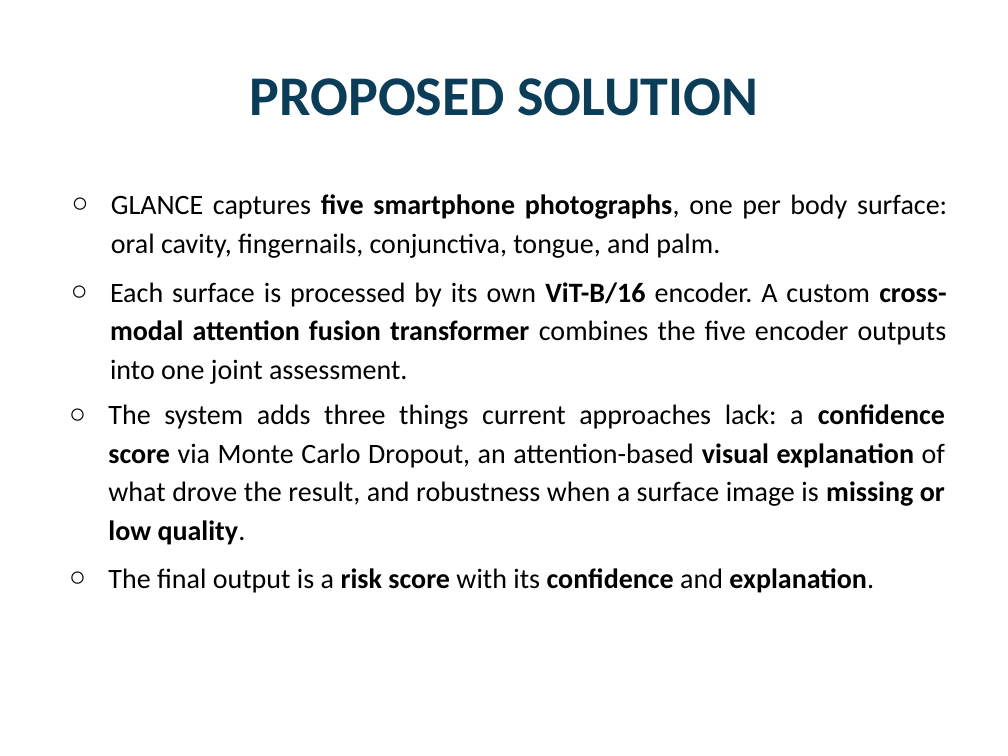
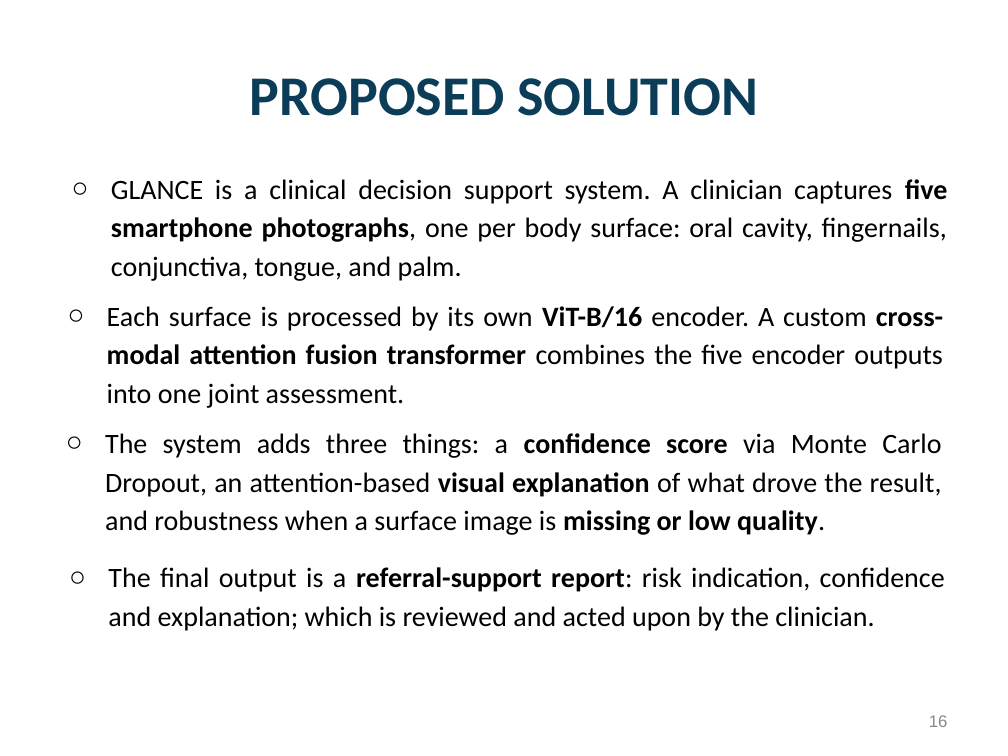
Before and after one commit to Jaffar-Kazmi/GLANCE, a slide deck: slide 16 of docs/proposal/slides.pptx. Drawn at 1008x756 pixels with LibreOffice and Linux fonts; fonts in the diff are those of the drawing; background and template pictures are left out. Boxes give left, top, right and bottom in pixels: in the first picture for what was removed or moved away, otherwise in the second. Text is boxed around its words. In the diff, an @@ line names an element or a change of style, - is before the commit and + after.

```diff
--- a/docs/proposal/slides.pptx
+++ b/docs/proposal/slides.pptx
@@ text at (x1=111, y1=179, x2=948, y2=281): text changed @@
-○ GLANCE captures five smartphone photographs, one per body surface: oral cavity, fingernails, conjunctiva, tongue, and palm.
+○ GLANCE is a clinical decision support system. A clinician captures five smartphone photographs, one per body surface: oral cavity, fingernails, conjunctiva, tongue, and palm.
@@ text "Each surface is processed by ..." moved from (x1=110, y1=282, x2=947, y2=384) to (x1=107, y1=306, x2=943, y2=408) @@
@@ text at (x1=105, y1=433, x2=942, y2=535): text changed @@
-○ The system adds three things current approaches lack: a confidence score via Monte Carlo Dropout, an attention-based visual explanation of what drove the result, and robustness when a surface image is missing or low quality.
+○ The system adds three things: a confidence score via Monte Carlo Dropout, an attention-based visual explanation of what drove the result, and robustness when a surface image is missing or low quality.
@@ text at (x1=108, y1=567, x2=945, y2=631): text changed; bold off @@
-○ The final output is a risk score with its confidence and explanation.
+○ The final output is a referral-support report: risk indication, confidence and explanation; which is reviewed and acted upon by the clinician.
@@ page number added at (x1=929, y1=715, x2=948, y2=727), 12 pt, text #888888 @@
+16
```
Also in this commit, not shown: 24 other slides changed, 5 slides added, 1 slide removed.
